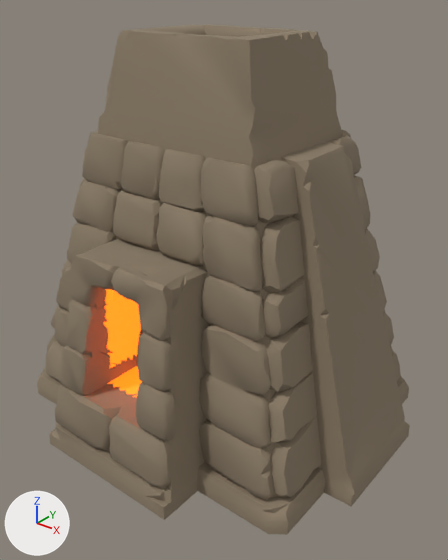
What one commit did to the glTF model client/assets/models/packs/wube3dp/stone-furnace.glb.
The view is the same before and after, from a camera (50 mm lens) standing at (1.43, -1.85, 1.66) and looking at (0.09, -0.17, 0.62). Every picture has the same lights, and +X, +Y and +Z are marked at lower left. The older version comes first. Vertices at exactly the same position are counted once.

The first picture shows 'body'.
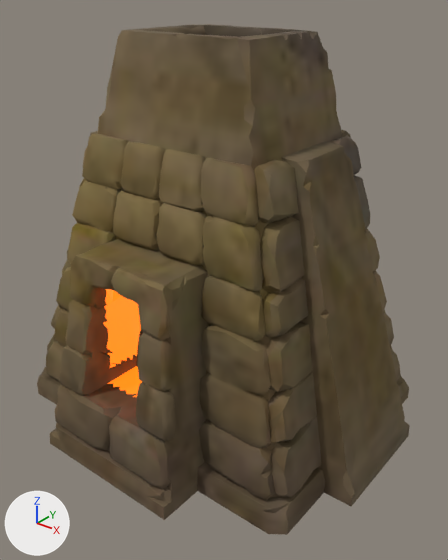
The change in detail:
Picture 'Image_1' (img_image_1) is new.
Picture 'Image_2' (img_image_2) is new.
Picture 'Image_0' (img_image_0) is new.
Material 'pbr_body' (mat_pbr_body) is new.
Uses the picture img_image_0.
Uses the picture img_image_1.
Uses the picture img_image_2.
me_body has 4446 vertices, 9698 faces and spans x -0.78..0.77, y -0.77..0.44, z 0.0..1.5.
me_body is used by ob_body; location (0.0, 0.0, 0.0).
me_body part 1: 30 vertices moved within x -0.46..0.45, y -0.71..-0.31, z 0.16..1.13.
me_body part 2: 7325 kept faces spanning x -0.78..0.77, y -0.77..0.44, z 0.0..1.5 get new texture (UV) coordinates.
me_body part 3: 7116 faces spanning x -0.78..0.77, y -0.77..0.44, z 0.0..1.5 switch from mat_stone to mat_pbr_body.

Location of each change, (x1, y1, x2, y2) in pixels of the pictures (448 x 560 px; the box of a moved part takes in the faces that stretch with it):
part 1 of me_body, moved or reshaped
    before: (65, 156, 206, 449)
    after: (65, 156, 204, 358)
part 2 of me_body, surface changed (darker)
    both: (37, 24, 410, 535)
part 3 of me_body, recoloured (darker)
    both: (37, 24, 410, 535)
